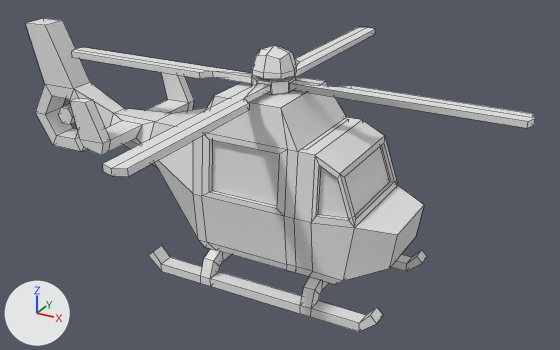
Two versions of the FBX model Assets/3DModels/helicopter.fbx, one commit apart.
Camera for both pictures: a camera (50 mm lens) standing at (6.82, -11.82, 5.91) and looking at (0.21, 0.19, -0.09). Every picture has the same lights, and +X, +Y and +Z are marked at lower left. The first picture is the older version. Mesh edges are drawn as thin lines. Where no turn or scale is listed for an object, it has been applied to the vertices.
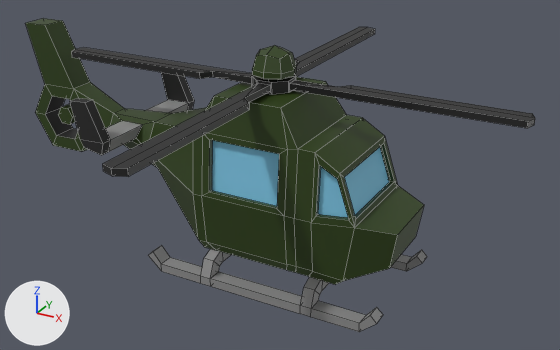
Pixel boxes (x1, y1, x2, y2) of what changed, in the pictures (560 x 350 px; the box of a moved part takes in the faces that stretch with it):
'Cube.001', recoloured (white to black)
    both: (71, 27, 535, 177)
'Cylinder.001', deleted
    before: (58, 104, 75, 124)
part 1 of me_cube_011, added
    after: (58, 104, 75, 124)
part 2 of me_cube_011, moved or reshaped
    both: (281, 81, 384, 223)
part 3 of me_cube_011, recoloured (white to dark green)
    both: (26, 18, 424, 284)
part 4 of me_cube_011, recoloured (white to cyan)
    both: (318, 147, 389, 218)
part 5 of me_cube_011, recoloured (white to black)
    both: (45, 72, 194, 155)
part 6 of me_cube_011, recoloured
    both: (106, 100, 427, 332)
part 7 of me_cylinder_003, recoloured (white to dark green)
    both: (202, 133, 287, 264)
part 8 of me_cylinder_003, recoloured (white to cyan)
    both: (212, 140, 279, 206)

The change, as a diff of the scene's bpy script:
```diff
--- a/Assets/3DModels/helicopter.fbx.py
+++ b/Assets/3DModels/helicopter.fbx.py
@@ mat_material_003 @@
+mat_material_003 = principled_material('Material.003')
+mat_material_003.base_color = (0.211, 0.577, 0.8)  # cyan #7fc8e7
@@ mat_material_002 @@
+mat_material_002 = principled_material('Material.002')
+mat_material_002.base_color = (0.0238, 0.0496, 0.00356)  # dark green #2b3f0c
@@ mat_material_001 @@
+mat_material_001 = principled_material('Material.001')
+mat_material_001.base_color = (0.0147, 0.0147, 0.0147)  # black #202020
@@ mat_material_005 @@
+mat_material_005 = principled_material('Material.005')
+mat_material_005.base_color = (0.264, 0.264, 0.264)  # grey #8c8c8c
@@ me_cylinder_003 @@
 # used by ob_cylinder_002; location = (-6.1, 0.0, 0.44)
-me_cylinder_003.from_pydata(...)  # 20 vertices, 17 faces; spans x 5.37..7.11, y -1.1..-0.87, z -1.68..0.56
+me_cylinder_003.from_pydata(...)  # 20 vertices, 18 faces; spans x 5.37..7.11, y -1.1..-0.87, z -1.68..0.56
+# me_cylinder_003 part 7: 16 faces spanning x 5.37..7.11, y -1.1..-0.87, z -1.68..0.56 switch from no material to mat_material_002 (dark green #2b3f0c)
+# me_cylinder_003 part 8: 1 face spanning x 5.52..6.95, y -0.99..-0.91, z -0.56..0.44 switches from no material to mat_material_003 (cyan #7fc8e7)
+# edits to the shape of me_cylinder_003 do not show in these pictures
+me_cylinder_003.materials.append(mat_material_003)  # cyan #7fc8e7
@@ me_cube_005 @@
 me_cube_005.from_pydata(...)  # 72 vertices, 74 faces; spans x -4.61..4.61, y -4.63..4.59, z -0.11..0.11
+me_cube_005.materials.append(mat_material_001)  # black #202020
@@ me_cube_011 @@
 # used by ob_cube; location = (0.0, 0.0, -0.1)
 # verts and faces of me_cube_011; kept vertices keep their numbers, new ones are numbered from 321
 # before: 137 (1.53, -1.0, 1.1) at pixel (314, 155), 139 (1.53, 1.0, 1.1) at pixel (362, 119), 153 (1.2, 1.0, 1.1) at pixel (346, 117), 155 (1.2, -1.0, 1.1) at pixel (297, 151)
-me_cube_011.from_pydata(...)  # 321 vertices, 318 faces; spans x -5.65..2.96, y -1.5..1.5, z -1.89..2.58
+me_cube_011.from_pydata(...)  # 333 vertices, 326 faces; spans x -5.65..2.96, y -1.5..1.5, z -1.89..2.58
+# me_cube_011 part 1: a new loose piece, a 6-sided cylinder along y spanning x -5.03..-4.62, y -0.2..0.2, z 0.29..0.65, in mat_material_002 (dark green #2b3f0c)
+# me_cube_011 part 2
+for i in [137, 139, 153, 155]: verts[i] += (0.0, 0.0, 0.04)
+# me_cube_011 part 3: 188 faces spanning x -5.65..2.96, y -1.1..1.1, z -1.32..2.58 switch from no material to mat_material_002 (dark green #2b3f0c)
+# me_cube_011 part 4: 4 faces spanning x -0.58..2.19, y -0.98..0.99, z -0.03..0.98 switch from no material to mat_material_003 (cyan #7fc8e7)
+# me_cube_011 part 5: 24 faces spanning x -5.36..-2.64, y -1.5..1.5, z -0.01..1.43 switch from no material to mat_material_001 (black #202020)
+# me_cube_011 part 6: 102 faces spanning x -3.21..2.91, y -1.31..1.31, z -1.89..0.68 switch from no material to mat_material_005 (grey #8c8c8c)
@@ ob_cylinder_001 @@
-ob_cylinder_001 = bpy.data.objects.new('Cylinder.001', me_cylinder_002)
-ob_cylinder_001.location = (-4.83, 0.0, 0.37)
```
